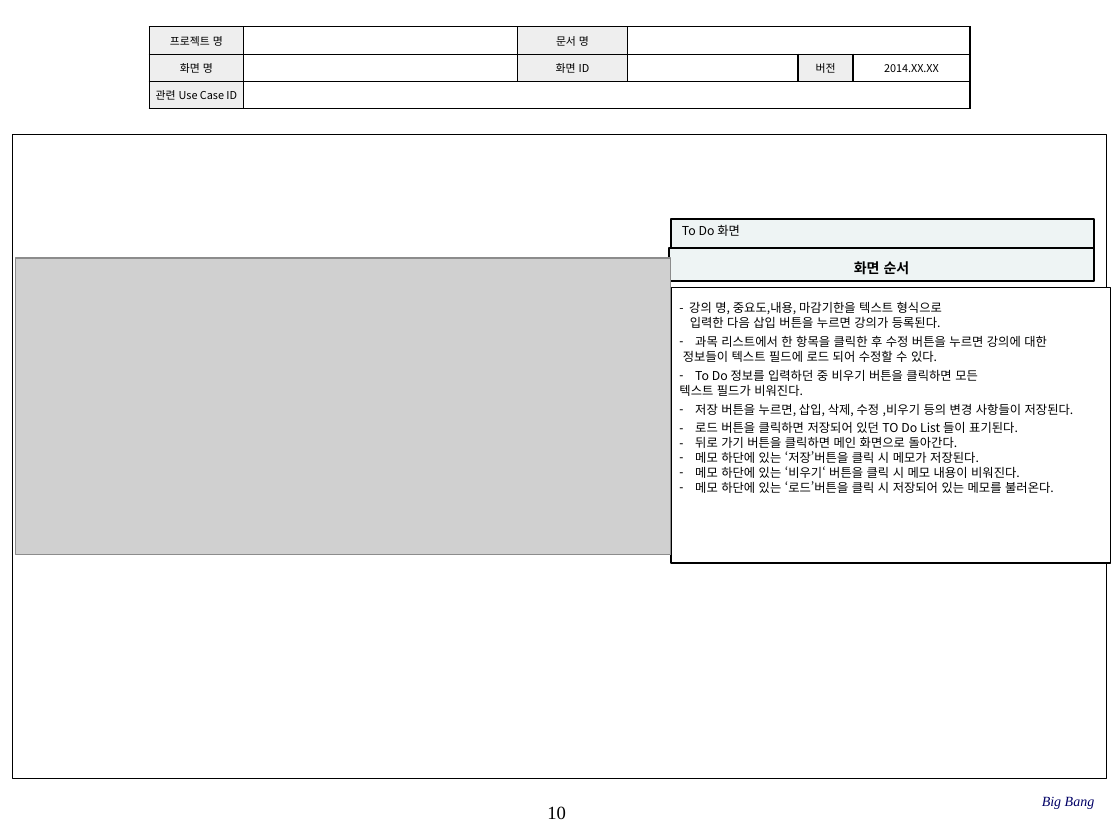
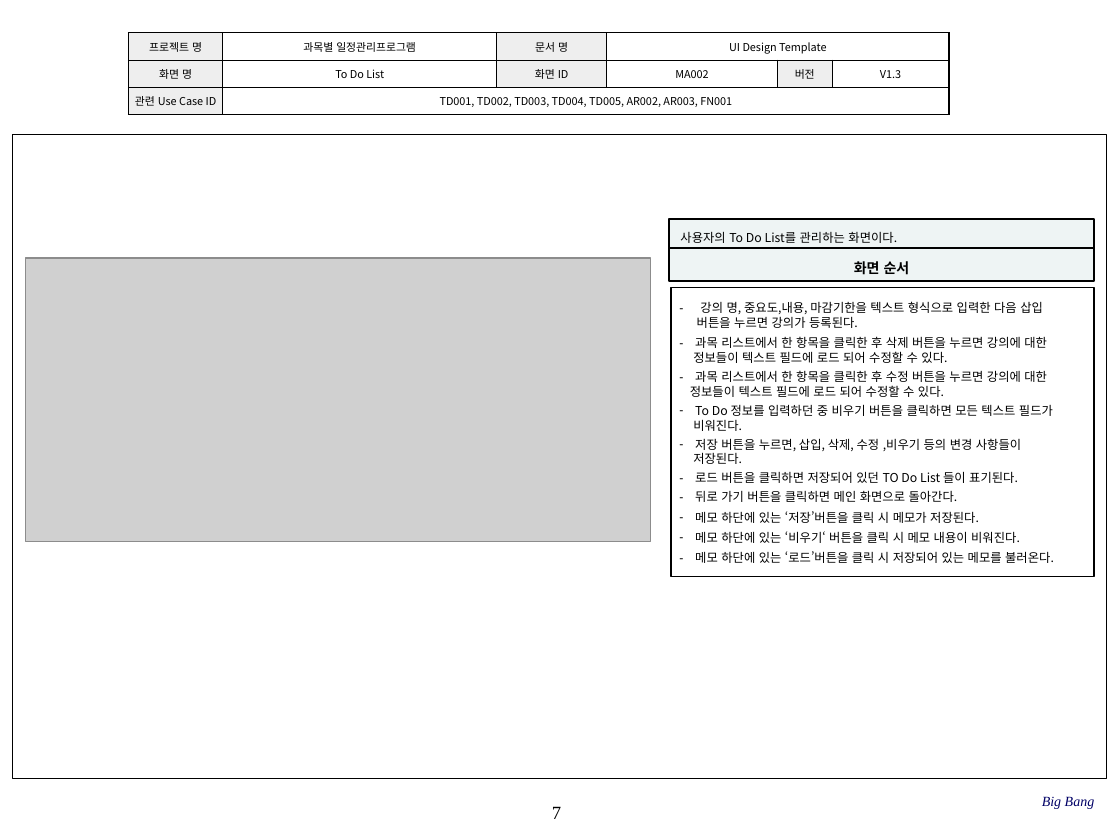
Before and after one commit to SE-admin/SE2017_1_bigbang, a slide deck: slide 7 of doc/3_ 설계서/UI Design Template.pptx (slide 10 before the commit). Drawn at 1120x840 pixels with LibreOffice and Linux fonts; fonts in the diff are those of the drawing; grey boxes stand for pictures; background and template pictures are left out. Boxes give left, top, right and bottom in pixels: in the first picture for what was removed or moved away, otherwise in the second. Text is boxed around its words. In the diff, an @@ line names an element or a change of style, - is before the commit and + after.

Commit message:
UI Design Template.pptx 수정 최종 수정

```diff
--- a/doc/3_ 설계서/UI Design Template.pptx
+++ b/doc/3_ 설계서/UI Design Template.pptx
@@ table at [129, 32, 950, 114] @@
-row 1, column 2: 
+row 1, column 2: 과목별 일정관리프로그램
-row 1, column 4: 
+row 1, column 4: UI Design Template
-row 2: 화면 명 |  | 화면 ID |  | 버전 | 2014.XX.XX
+row 2: 화면 명 | To Do List | 화면 ID | MA002 | 버전 | V1.3
-row 3, column 2: 
+row 3, column 2: TD001, TD002, TD003, TD004, TD005, AR002, AR003, FN001
@@ table: place and size @@
-table at [149, 27, 970, 109]
+table at [129, 32, 950, 114]
@@ text in rectangle at [680, 232, 897, 243]: text changed @@
-To Do 화면
+사용자의 To Do List를 관리하는 화면이다.
@@ picture: place and size @@
-picture at [16, 258, 671, 554]
+picture at [26, 258, 651, 541]
@@ rectangle "강의 명, 중요도,내용, 마감기한을 텍스트 ...": place and size @@
-rectangle "강의 명, 중요도,내용, 마감기한을 텍스트 ..." at [671, 288, 1110, 563]
+rectangle "강의 명, 중요도,내용, 마감기한을 텍스트 ..." at [671, 288, 1094, 577]
@@ text in rectangle at [693, 301, 1047, 363]: text changed @@
-- 강의 명, 중요도,내용, 마감기한을 텍스트 형식으로
-입력한 다음 삽입 버튼을 누르면 강의가 등록된다.
+– 강의 명, 중요도,내용, 마감기한을 텍스트 형식으로 입력한 다음 삽입
+버튼을 누르면 강의가 등록된다.
+– 과목 리스트에서 한 항목을 클릭한 후 삭제 버튼을 누르면 강의에 대한
+정보들이 텍스트 필드에 로드 되어 수정할 수 있다.
@@ text in rectangle at [693, 404, 1053, 464]: text changed @@
-– To Do 정보를 입력하던 중 비우기 버튼을 클릭하면 모든
-텍스트 필드가 비워진다.
-– 저장 버튼을 누르면, 삽입, 삭제, 수정 ,비우기 등의 변경 사항들이 저장된다.
+– To Do 정보를 입력하던 중 비우기 버튼을 클릭하면 모든 텍스트 필드가
+비워진다.
+– 저장 버튼을 누르면, 삽입, 삭제, 수정 ,비우기 등의 변경 사항들이
+저장된다.
@@ page number at [552, 806, 561, 819]: text changed @@
-10
+7
```
Also in this commit, not shown: 10 other slides changed, 2 slides removed.
